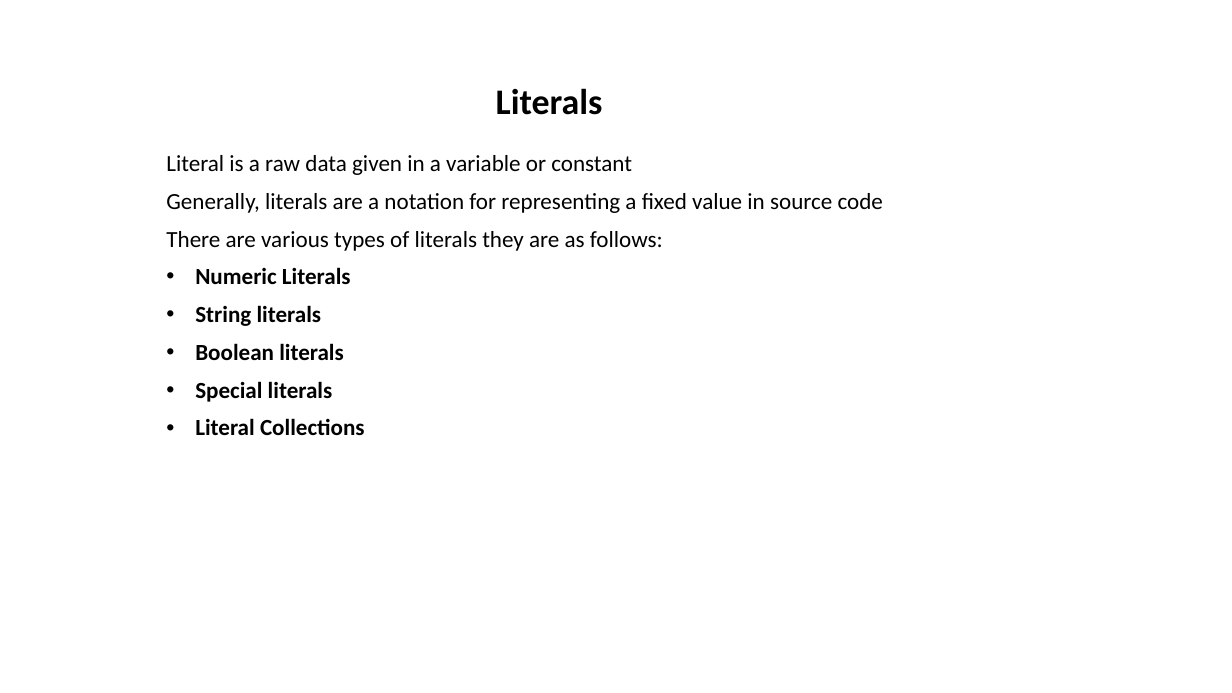
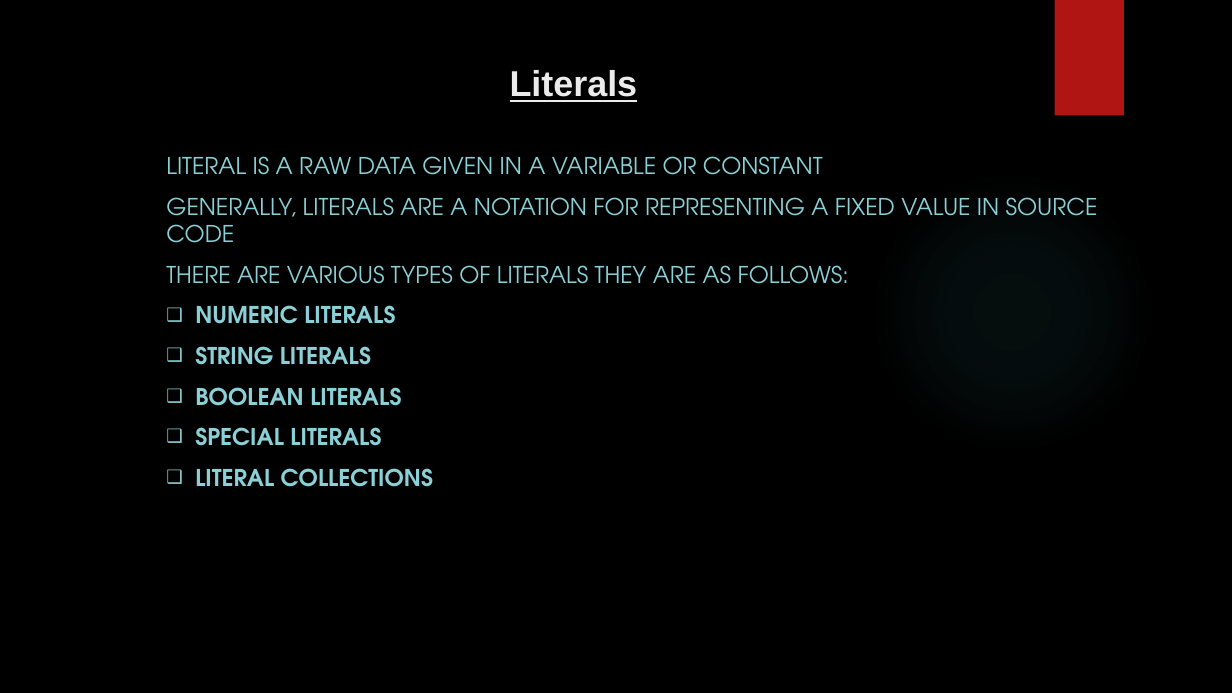
Before and after one commit to tauovir/Materials, a slide deck: slide 5 of Python Session/Python_9_may.pptx. Drawn at 1232x693 pixels with LibreOffice and Linux fonts; fonts in the diff are those of the drawing; background and template pictures are left out. Boxes give left, top, right and bottom in pixels: in the first picture for what was removed or moved away, otherwise in the second. Text is boxed around its words. In the diff, an @@ line names an element or a change of style, - is before the commit and + after.

```diff
--- a/Python Session/Python_9_may.pptx
+++ b/Python Session/Python_9_may.pptx
@@ background #FFFFFF to picture (left out) @@
@@ title "Literals": place and size @@
-title "Literals" at [496, 88, 603, 115]
+title "Literals" at [510, 70, 638, 102]
@@ title "Literals" at [510, 70, 638, 102]: font Calibri to Arial, text colour #000000 to #EBEBEB, underline on; line spacing 0.9 to 1 @@
@@ rectangle added at [1055, 0, 1124, 116], fill #B01513 @@
@@ subtitle at [166, 156, 1098, 487]: text changed; font Calibri to TeX Gyre Adventor; text colour #000000 to #8AD0D6 @@
-Literal is a raw data given in a variable or constant
-Generally, literals are a notation for representing a fixed value in source code
-There are various types of literals they are as follows:
-• Numeric Literals
-• String literals
-• Boolean literals
-• Special literals
-• Literal Collections
+LITERAL IS A RAW DATA GIVEN IN A VARIABLE OR CONSTANT
+GENERALLY, LITERALS ARE A NOTATION FOR REPRESENTING A FIXED VALUE IN SOURCE CODE
+THERE ARE VARIOUS TYPES OF LITERALS THEY ARE AS FOLLOWS:
+❑ NUMERIC LITERALS
+❑ STRING LITERALS
+❑ BOOLEAN LITERALS
+❑ SPECIAL LITERALS
+❑ LITERAL COLLECTIONS
@@ ellipse added at [870, 169, 1154, 454], fill gradient #50B9C1 @@
```
Also in this commit, not shown: 6 other slides changed, 1 slide added, 2 other files.
